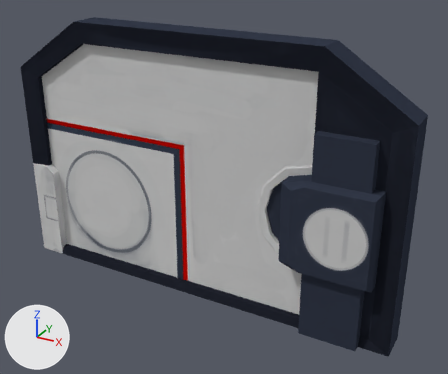
What one commit did to the Blender file Chasm/Assets/Models/corridors.blend.
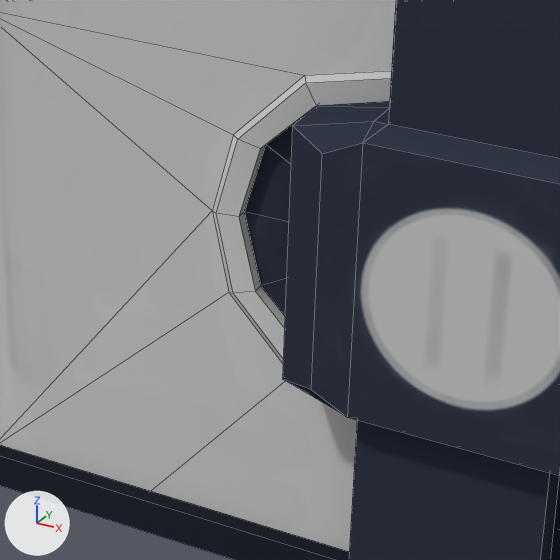
Old and new are each drawn whole from a camera (50 mm lens) standing at (4.73, -7.75, 5.77) and looking at (0.41, 0.11, 1.84) and again close up on the part from 43% to 81% of the width and 38% to 85% of the height. The axes (+X, +Y, +Z) are drawn at lower left. The lights are the same throughout. The close-ups show mesh edges as thin lines. The same objects are shown in both versions, whatever each file hides.

The older version as bpy lines, for what is in view:
```python
me_icosphere_000 = bpy.data.meshes.new('Icosphere.000')
me_icosphere_000.from_pydata(...)  # 144 vertices, 157 faces; spans x -0.458..0.458, y -0.065..0.065, z -0.012..0.586
me_icosphere_000.materials.append(mat_material_001)  # picture img_doorfram_diffuse
me_icosphere_006 = bpy.data.meshes.new('Icosphere.006')
me_icosphere_006.from_pydata(...)  # 88 vertices, 107 faces; spans x -0.424..0.272, y -0.017..0.017, z 0.002..0.543
me_icosphere_006.polygons.foreach_set('use_smooth', [True] * 107)
me_icosphere_006.materials.append(mat_material)  # picture img_door_diffuse
ob_door = bpy.data.objects.new('Door', me_icosphere_006)
ob_door.parent = ob_doorframe
ob_door.matrix_parent_inverse = Matrix(((0.138, 0.0, 0.0, 0.0), (0.0, 0.138, 0.0, 0.0), (0.0, 0.0, 0.138, 0.0), (0.0, 0.0, 0.0, 1.0)))
ob_door.location = (0.0, 0.0, 0.0)
ob_door.scale = (7.25, 7.25, 7.25)
_m = ob_door.modifiers.new('EdgeSplit', 'EDGE_SPLIT')
_m.use_edge_angle = False
ob_doorframe = bpy.data.objects.new('DoorFrame', me_icosphere_000)
ob_doorframe.location = (0.0, 0.0, 0.0)
ob_doorframe.scale = (7.25, 7.25, 7.25)
```
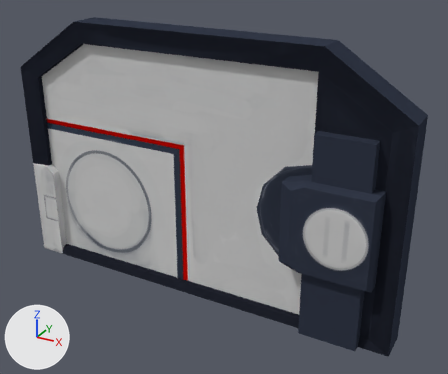
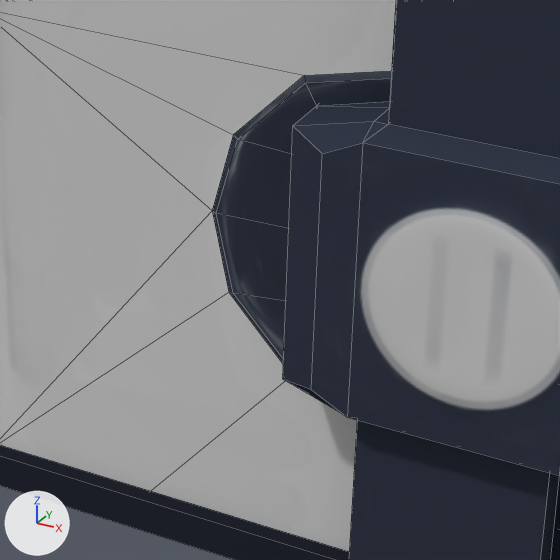
Location of each change, (x1, y1, x2, y2) in pixels of the close-ups (560 x 560 px; the box of a moved part takes in the faces that stretch with it):
'Door', reshaped, surface changed (grey to black): (0, 0, 396, 551) in both
part 1 of me_icosphere_006, moved or reshaped: (216, 83, 319, 359) in both
part 2 of me_icosphere_006, surface changed (grey to blue): (212, 71, 392, 363) in both

What changed in the scene script:
```text
Change me_icosphere_006:
    where me_icosphere_006.from_pydata(...)  # 88 vertices, 107 faces; spans x -0.424..0.272, y -0.017..0.017, z 0.002..0.543
    used by ob_door; parent = ob_doorframe; location = (0.0, 0.0, 0.0); scale = (7.25, 7.25, 7.25)
    me_icosphere_006 part 1: all 12 vertices in x 0.169..0.182, y -0.015..0.015, z 0.185..0.286 are scaled about their middle by (0, 1, 1), then moved by (0.044, 0.0, 0.0)
    me_icosphere_006 part 2: texture (UV) coordinates of 46 of 107 faces, centred in x 0.159..0.254, y -0.016..0.016, z 0.124..0.346, changed; they spanned u 0.1..0.82, v 0.5..0.8 and now span u 0.03..0.57, v 0.63..0.99
```
